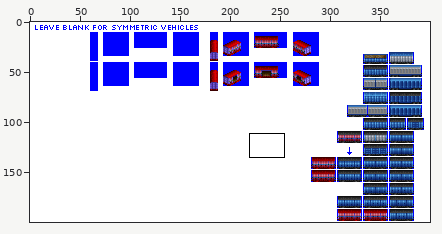
Edited in one commit: sprite sheet (src/graphics/pony/box_car_pony_gen_5B.png). Above: a wide view before the commit, with the close-up outlined.
Close-up. First the earlier version:
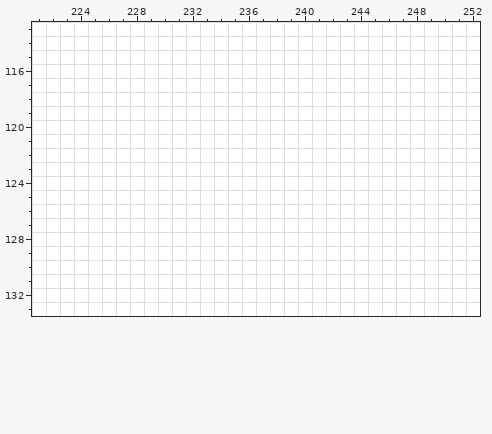
The file is 400x200 pixels. Colours within 5 levels of each other are drawn and written as one. Shown: x 221..252, y 113..133. The commit also changed other parts of the picture, which this record leaves out.
And afterwards:
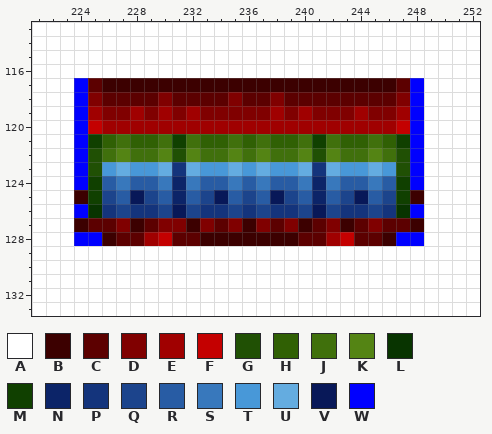
Palette (. is transparent): A #ffffff  B #3c0000  C #5c0000  D #800000  E #a00000  F #c40000  G #205004  H #306004  J #40700c  K #548414  L #083400  M #104000  N #0c2468  P #14347c  Q #1c448c  R #285ca4  S #3878bc  T #4898d8  U #64ace0  V #081858  W #0000ff
What changed:
Changed rows in their new state; - is an unchanged pixel.
first column x 224:
117 WCBBBBBBBBBBBBBBBBBBBBBCW
118 WDCCCCDCCCCDCCDCCCCCCCCDW
119 WEDDEDEDEDDDDDEDEDDDEDDEW
120 WFEEEEEEEEEEEEEEEEEEEEEFW
121 WMHJHHJMJHHJHJHHJMJHHJHMW
122 WGJKJJKGKJJKJKJJKGKJJKJGW
123 WGTUTTUPUTTUTUTTUPUTTUTGW
124 WMRSRRSNSRRSRSRRSNSRRSRMW
125 BMQRVQRNRQVRQRVQRNRQVRQMB
126 WLPQPPQVQPPQPQPPQVQPPQPLW
127 BCCDBCDDBDCDBDCDBCDBCDCCB
128 WWBCCEFCCBBBBBBBCCEFCCBWW
Pixel boxes of the changes (left, top, right, bottom) in both close-ups:
changed: (74, 78, 424, 246)
